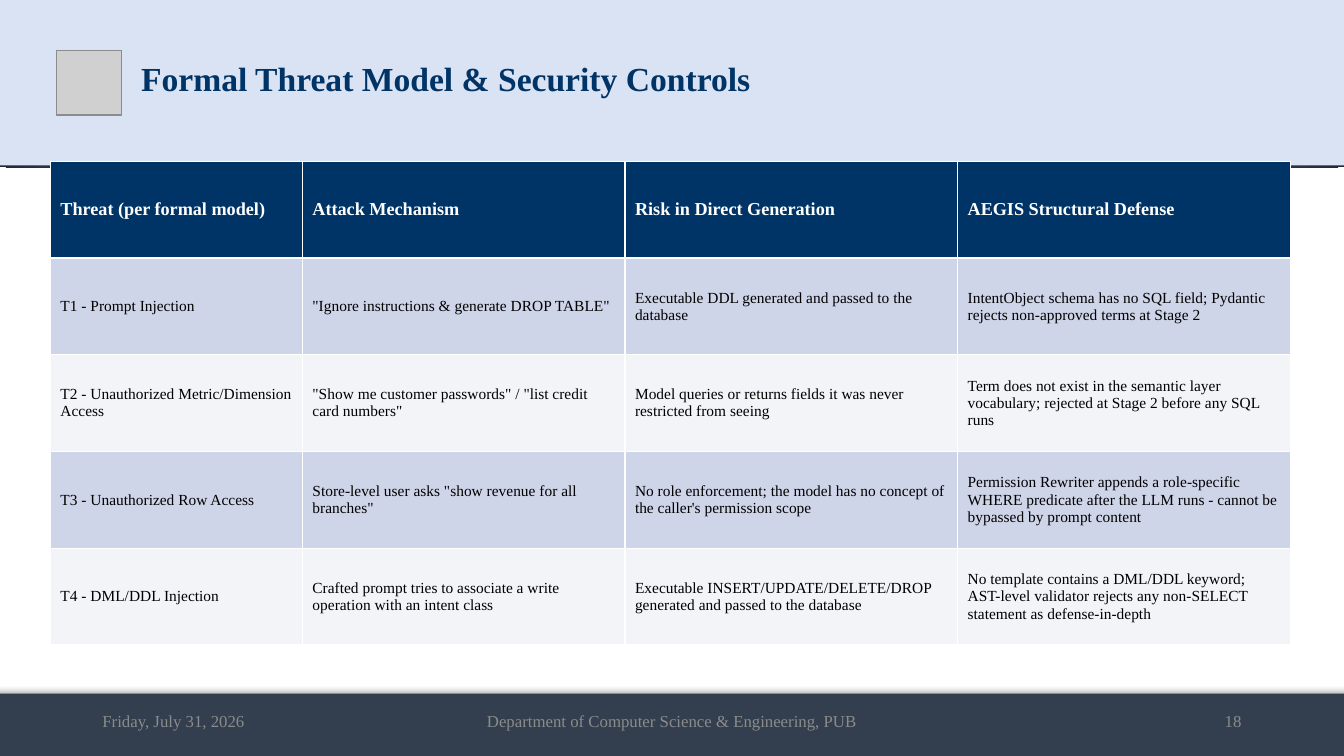
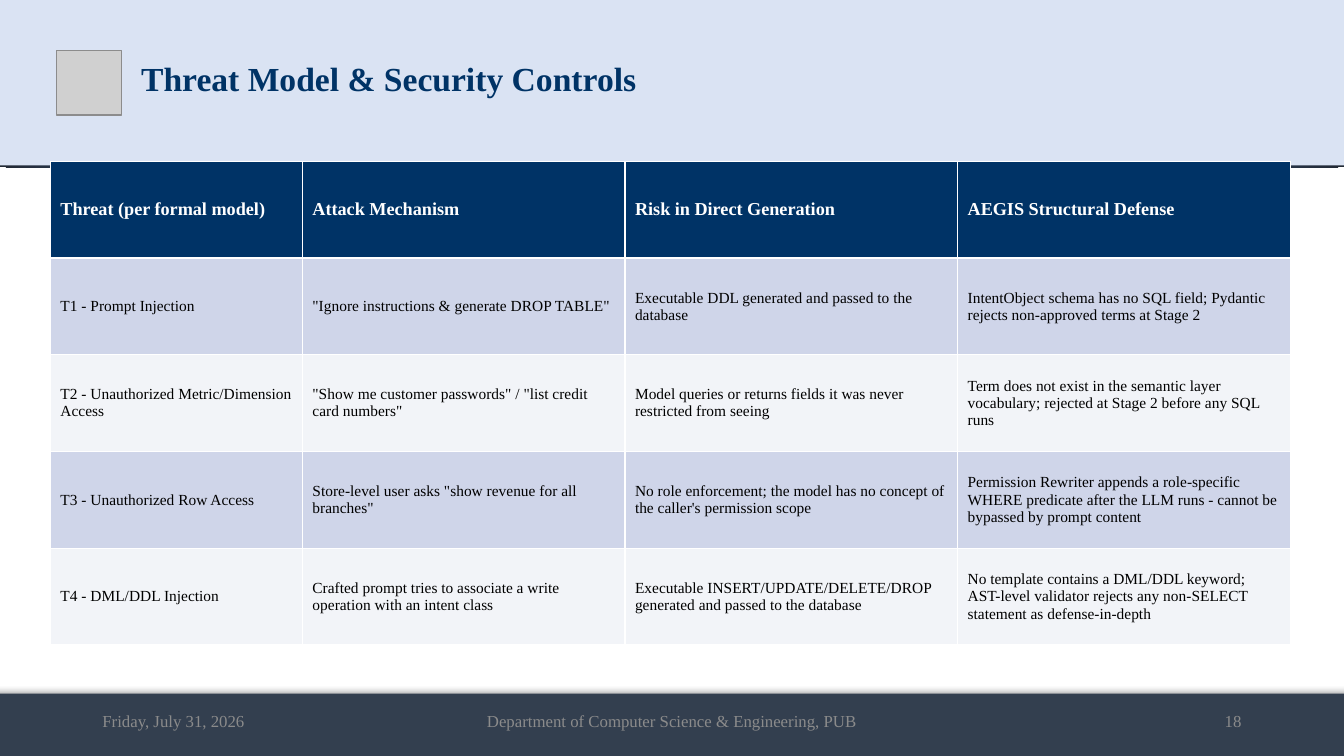
Before and after one commit to md-riaz/AEGIS-Research, a slide deck: slide 18 of docs/scripts/Md_Riaz_Mid_Defense_Final_0322310105101024.pptx. Drawn at 1344x756 pixels with LibreOffice and Linux fonts; fonts in the diff are those of the drawing; grey boxes stand for pictures. Boxes give left, top, right and bottom in pixels: in the first picture for what was removed or moved away, otherwise in the second. Text is boxed around its words. In the diff, an @@ line names an element or a change of style, - is before the commit and + after.

```diff
--- a/docs/scripts/Md_Riaz_Mid_Defense_Final_0322310105101024.pptx
+++ b/docs/scripts/Md_Riaz_Mid_Defense_Final_0322310105101024.pptx
@@ title at <box>141,67,636,98</box>: text changed @@
-Formal Threat Model & Security Controls
+Threat Model & Security Controls
```
Also in this commit, not shown: 21 other slides changed, 1 slide removed, 1 other file.
